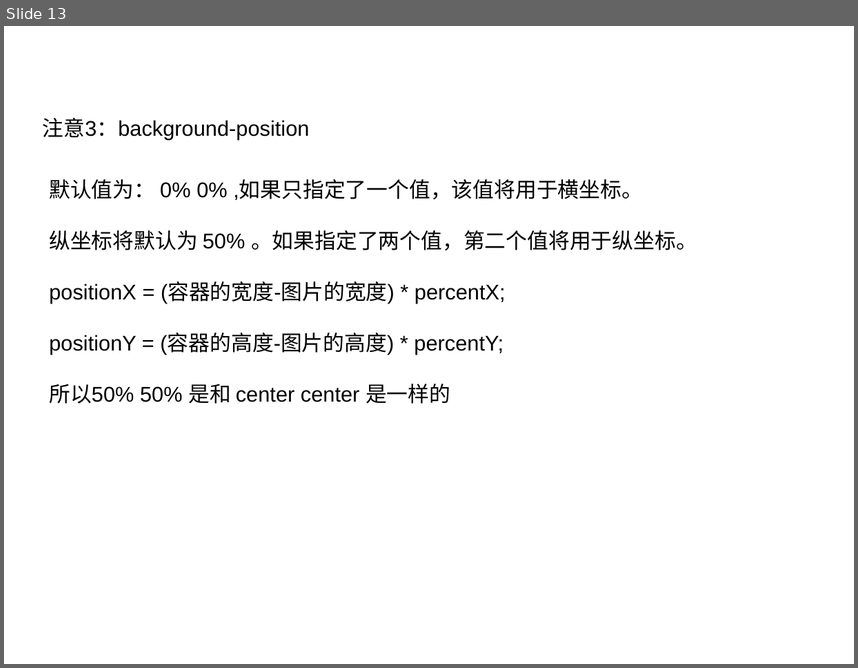
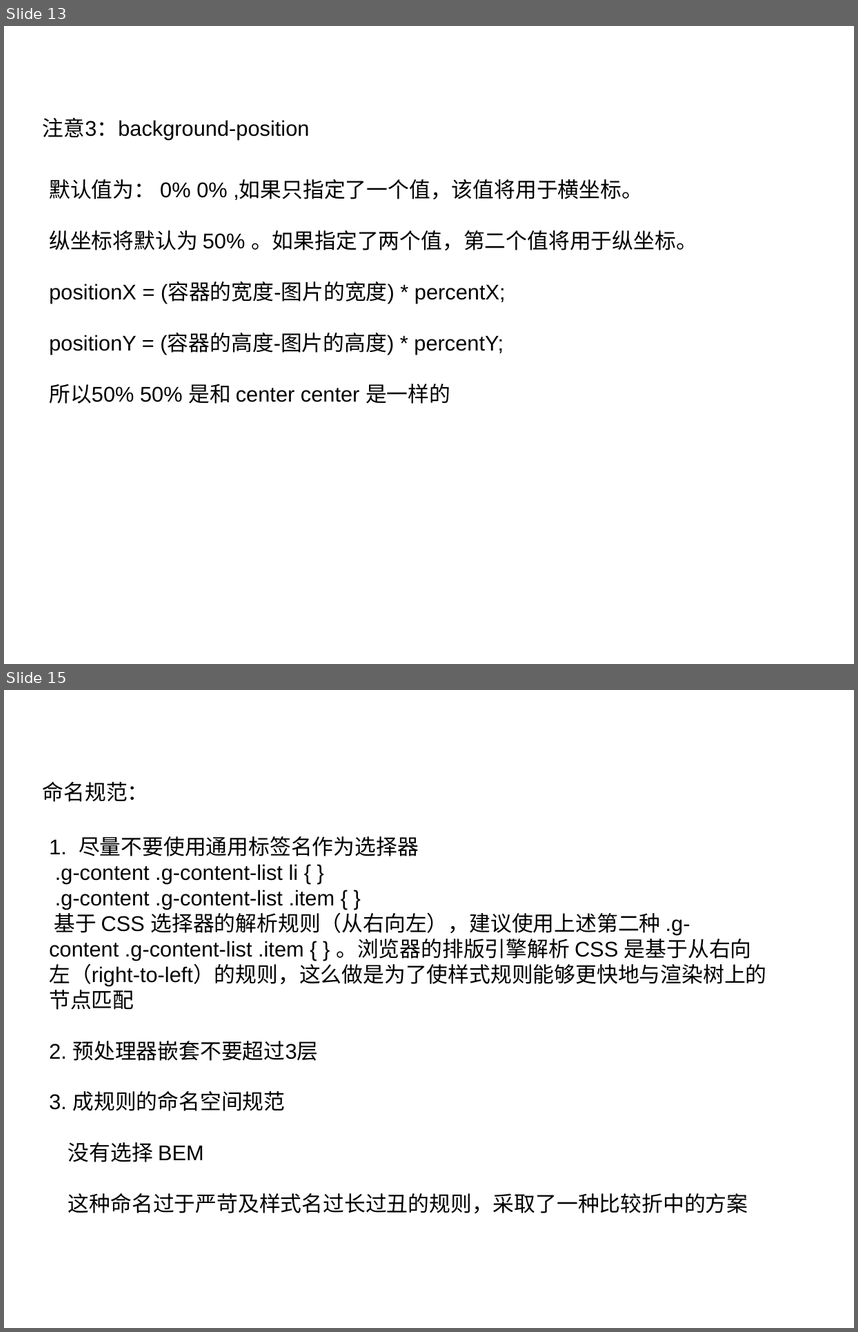
Before and after one commit to femonster/groceries, a slide deck: css-demo/分享模板.ppt. Shown one above the other, each under a label of ours: slide 13 before the commit, slides 13 and 15 after it; the slides between them are not shown. The pictures are 858x668 and 858x1332 pixels, drawn with LibreOffice and Linux fonts; fonts in the diff are those of the drawing; background and template pictures are left out. Boxes give left, top, right and bottom in pixels: in the first picture for what was removed or moved away, otherwise in the second. Text is boxed around its words. In the diff, an @@ line names an element or a change of style, - is before the commit and + after.

```diff
--- a/css-demo/分享模板.ppt
+++ b/css-demo/分享模板.ppt
@@ slide 15 added at [4, 690, 854, 1328], background picture (left out) @@
@@ text added at [43, 782, 149, 802], 18 pt, text #000000 @@
+命名规范：
@@ text added at [49, 836, 766, 1213], 18 pt, text #000000 @@
+1. 尽量不要使用通用标签名作为选择器
+.g-content .g-content-list li { }
+.g-content .g-content-list .item { }
+基于 CSS 选择器的解析规则（从右向左），建议使用上述第二种 .g-content .g-content-list .item { } 。浏览器的排版引擎解析 CSS 是基于从右向左（right-to-left）的规则，这么做是为了使样式规则能够更快地与渲染树上的节点匹配
+2. 预处理器嵌套不要超过3层
+3. 成规则的命名空间规范
+没有选择 BEM
+这种命名过于严苛及样式名过长过丑的规则，采取了一种比较折中的方案
```
Also in this commit, not shown: 1 slide changed, 3 other slides added, 1 slide removed.
